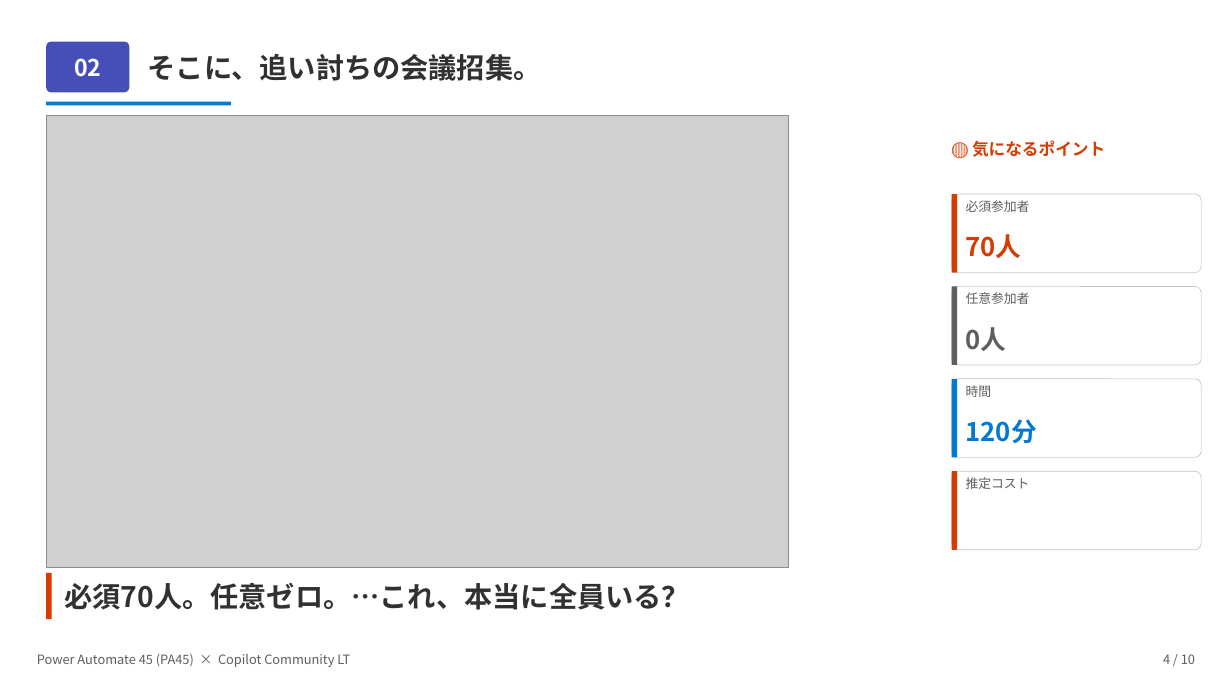
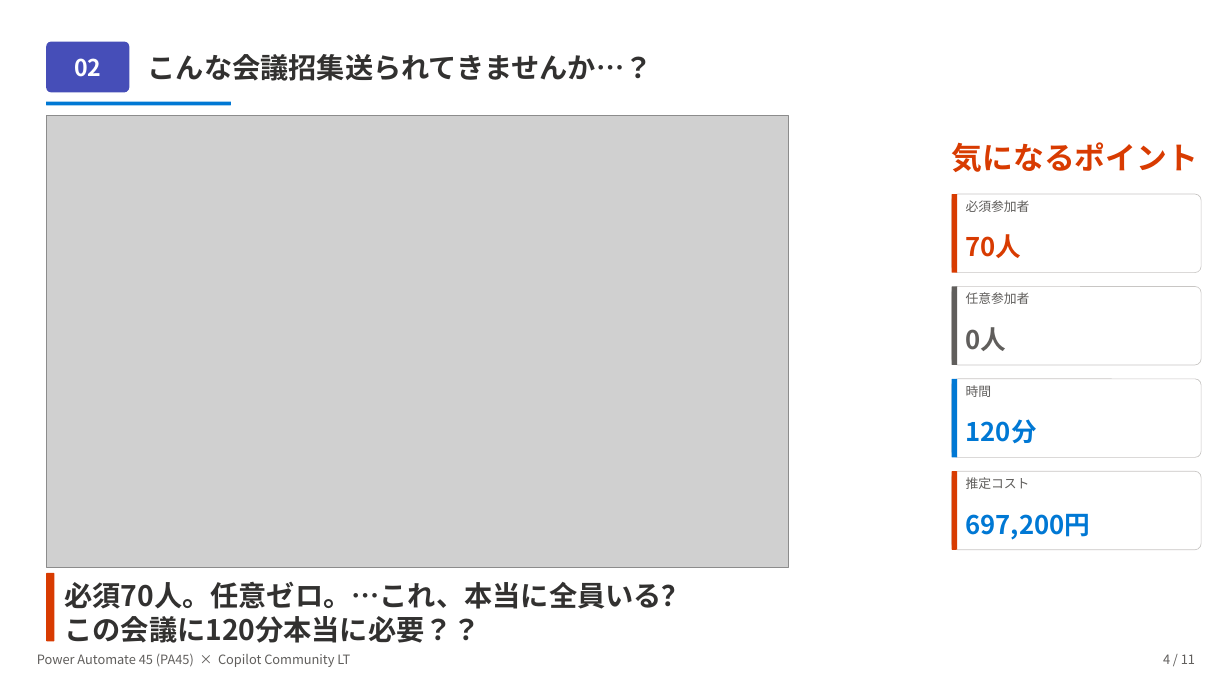
Before and after one commit to Haru-PowerPlatform/pa45, a slide deck: slide 5 of assets/pa45/LT001_Copilot_MeetingCostBot_20260428.pptx (slide 4 before the commit). Drawn at 1232x693 pixels with LibreOffice and Linux fonts; fonts in the diff are those of the drawing; grey boxes stand for pictures. Boxes give left, top, right and bottom in pixels: in the first picture for what was removed or moved away, otherwise in the second. Text is boxed around its words. In the diff, an @@ line names an element or a change of style, - is before the commit and + after.

```diff
--- a/assets/pa45/LT001_Copilot_MeetingCostBot_20260428.pptx
+++ b/assets/pa45/LT001_Copilot_MeetingCostBot_20260428.pptx
@@ text at box(148, 54, 653, 81): text changed @@
-そこに、追い討ちの会議招集。
+こんな会議招集送られてきませんか…？
@@ text at box(952, 142, 1198, 172): text changed; size 13 to 24 pt @@
-🔴 気になるポイント
+気になるポイント
@@ text added at box(966, 513, 1091, 540), 20 pt, text #0078D4, bold @@
+697,200円
@@ rounded rectangle: place and size @@
-rounded rectangle at box(46, 573, 52, 619)
+rounded rectangle at box(46, 573, 55, 641)
@@ text at box(65, 616, 481, 643): paragraph added @@
+この会議に120分本当に必要？？
@@ text at box(1163, 654, 1195, 664): text changed @@
-4 / 10
+4 / 11
```
Also in this commit, not shown: 7 other slides changed, 5 slides added, 1 slide removed, 2 other files.
